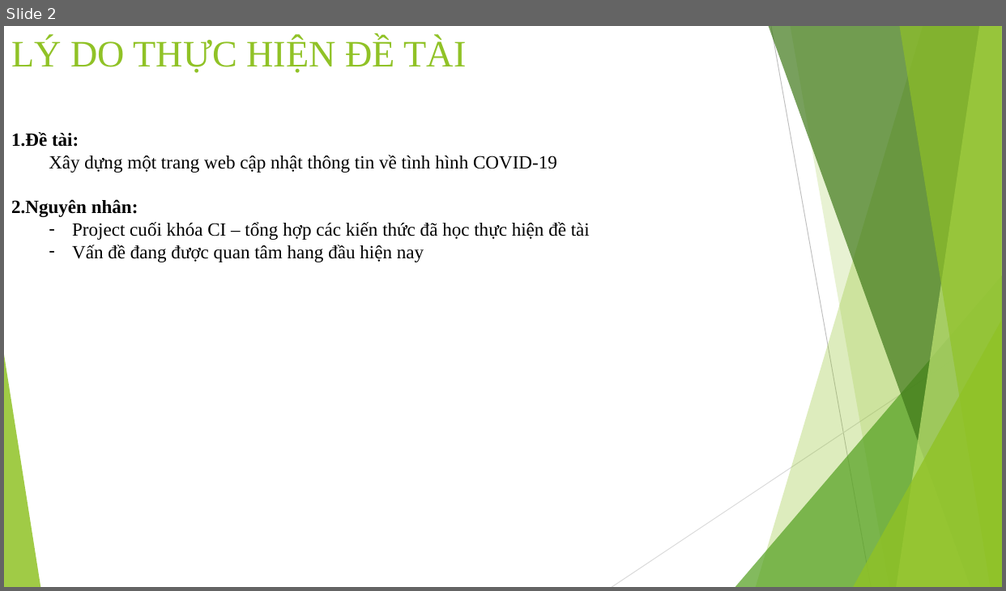
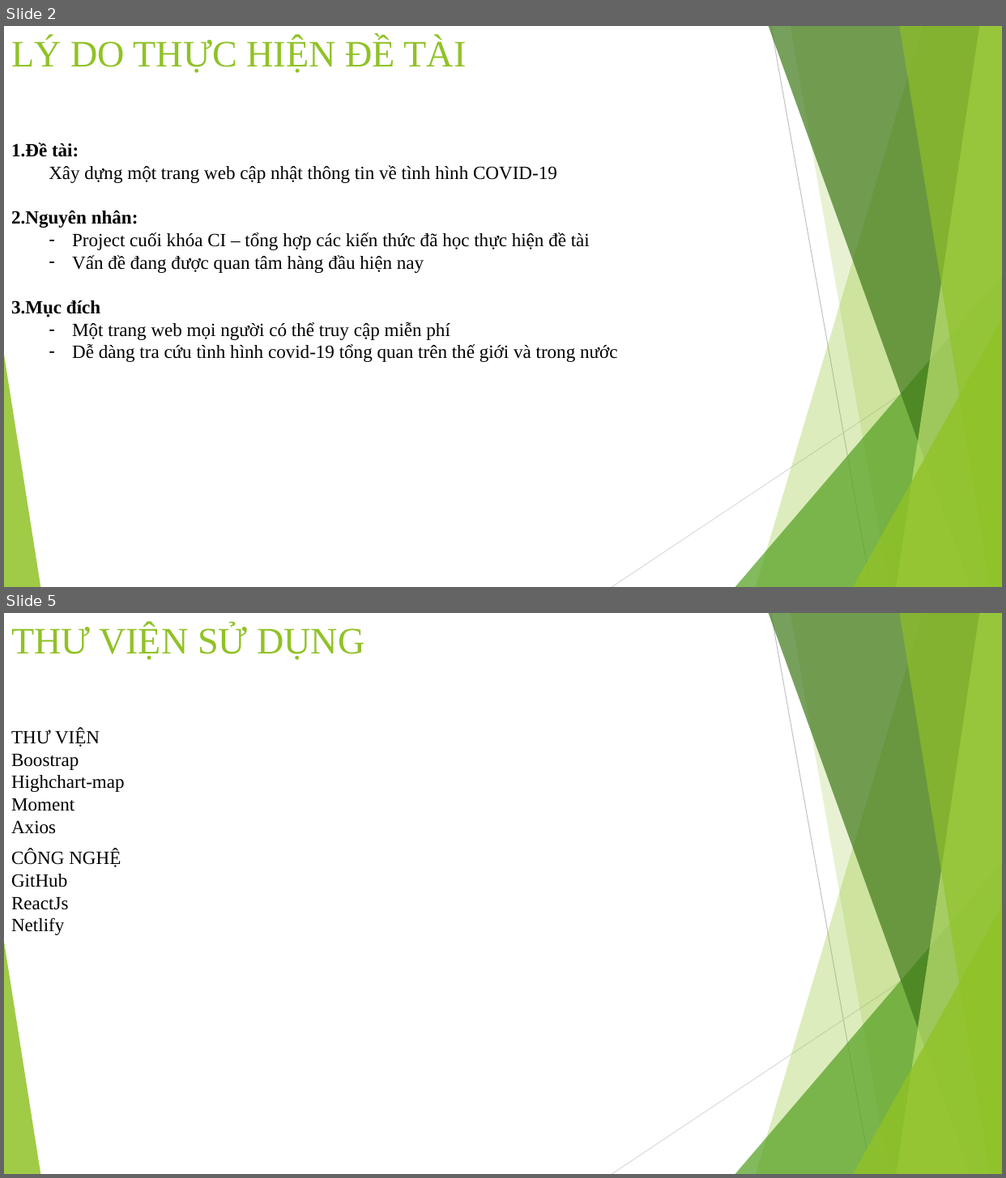
Before and after one commit to lmhkkk/COVID-19, a slide deck: COVID-19 TRACKER.pptx. Shown one above the other, each under a label of ours: slide 2 before the commit, slides 2 and 5 after it; the slides between them are not shown. The pictures are 1006x591 and 1006x1178 pixels, drawn with LibreOffice and Linux fonts; fonts in the diff are those of the drawing. Boxes give left, top, right and bottom in pixels: in the first picture for what was removed or moved away, otherwise in the second. Text is boxed around its words. In the diff, an @@ line names an element or a change of style, - is before the commit and + after.

```diff
--- a/COVID-19 TRACKER.pptx
+++ b/COVID-19 TRACKER.pptx
@@ slide 5 added at [4,613,1002,1174], background #FFFFFF; not listed: 10 template elements that a slide beside it also shows @@
@@ title added at [11,625,364,660], 36 pt, text #90C226 @@
+THƯ VIỆN SỬ DỤNG
@@ text added at [11,729,125,834], 18 pt, text #000000 @@
+THƯ VIỆN
+Boostrap
+Highchart-map
+Moment
+Axios
@@ text added at [11,850,121,935], 18 pt, text #000000 @@
+CÔNG NGHỆ
+GitHub
+ReactJs
+Netlify
@@ slide 2 changed as well @@
@@ text "1.Đề tài:": place and size @@
-text "1.Đề tài:" at [11,132,590,263]
+text "1.Đề tài:" at [11,143,617,362]
@@ text at [11,255,617,362]: text changed @@
-  – Vấn đề đang được quan tâm hang đầu hiện nay
+  – Vấn đề đang được quan tâm hàng đầu hiện nay
+3.Mục đích
+  – Một trang web mọi người có thể truy cập miễn phí
+  – Dễ dàng tra cứu tình hình covid-19 tổng quan trên thế giới và trong nước
```
Also in this commit, not shown: 1 other slide changed, 2 other slides added, 2 other files.
